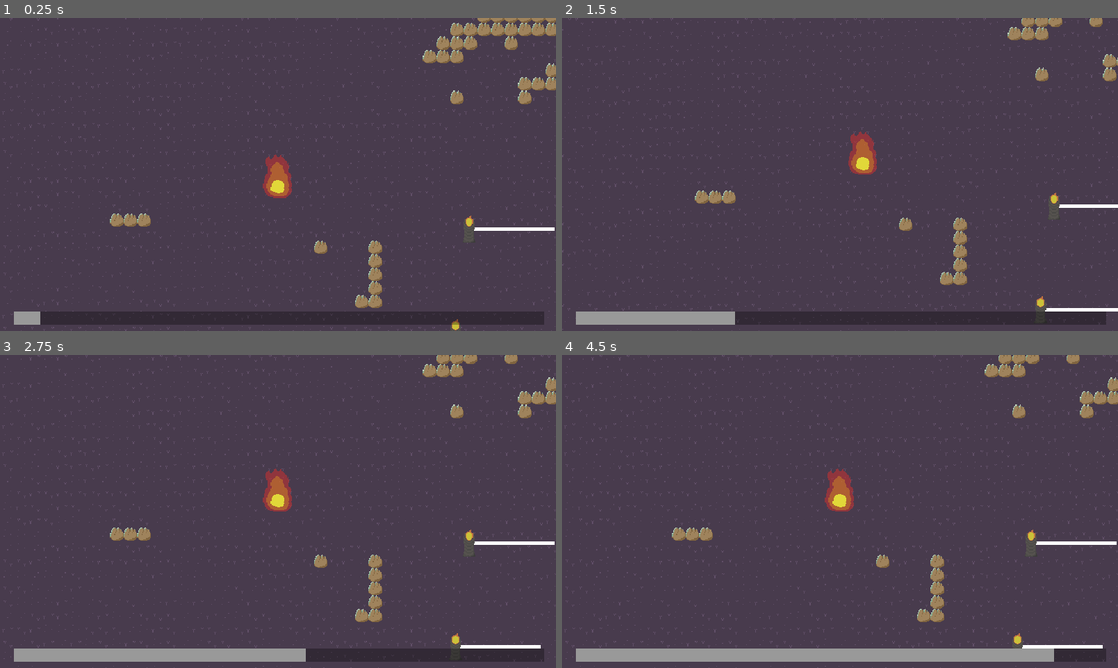
Above: before the commit, frames 1-4 (two rows, left to right).
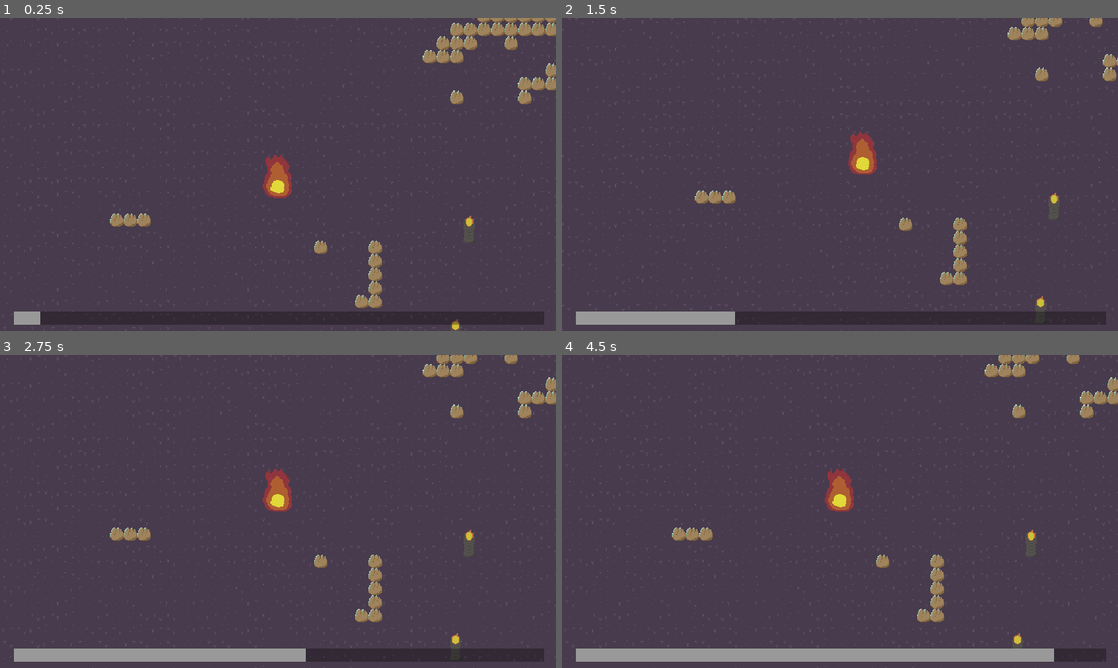
Above: after the commit, the same moments.

Repository: sushitoad/tower-defense-prototype
Game: Godot game, scene res://scenes/test_scene.tscn
Same seed, same stepped clock (60 frames per second), same inputs: the game is played once before the commit and once after it.
Inputs (mouse positions are in pixels of both pictures, inside the frame that each line leads up to):
- Up to frame 1 (0.25 s): no input
- Up to frame 2 (1.5 s): move the mouse to (962, 158) at 0.52 s; tap S (CameraDown) at 0.6 s; move the mouse to (728, 190) at 1.27 s; tap A (CameraLeft) at 1.35 s
- Up to frame 3 (2.75 s): move the mouse to (333, 442) at 2.02 s; tap D (CameraRight) at 2.1 s
- Up to frame 4 (4.5 s): move the mouse to (812, 574) at 2.77 s; tap W (CameraUp) at 2.85 s; move the mouse to (1006, 558) at 3.52 s; click (1006, 558) at 3.6 s; move the mouse to (673, 464) at 4.27 s; tap S (CameraDown) at 4.35 s

The runs differ from the first frame. In frame 1, 0.2% of the frame differs, in the area x 85-100%, y 66-68%; in frame 2, 0.3%; in frame 3, 0.3%, in the area x 82-100%, y 59-94%; in frame 4, 0.3%.

Commit message:
basic line behavior!

Diff:
--- a/scenes/prism_beacon.tscn
+++ b/scenes/prism_beacon.tscn
@@ -45,7 +45,7 @@
 shape = SubResource("CircleShape2D_gs3bi")
 
 [node name="BuddyOneLine2D" type="Line2D" parent="Area2D"]
-points = PackedVector2Array(0, 0, 100, 0)
+points = PackedVector2Array(0, 0, 0, 0)
 width = 4.0
 
 [node name="BuddyTwoLine2D" type="Line2D" parent="Area2D"]
--- a/scripts/prism_beacon.gd
+++ b/scripts/prism_beacon.gd
@@ -23,7 +23,6 @@
 	nearbyBeaconDistance = $PrismBuddiesArea2D/NearbyBeaconRange2D.shape.radius
 	beacon = get_parent()
 	prismBuddies.resize(2)
-
 
 func _process(delta: float) -> void:
 	if !beacon.isDestroyed and !beacon.isBeingPlaced:
@@ -93,16 +92,26 @@
 	prismBuddies[0] = buddyOne
 	prismBuddies[1] = buddyTwo
 	print(prismBuddies)
-	#under this conditional, find the two closest beacons (that aren't buddies already)
-	#add them to prismBuddies and draw Line2Ds
-		#instantiate a line for each buddy
-		#free it if thee are less buddies than lines
-		#update draw to point to current buddies each frame
+	var count: int = 0
+	for buddy in prismBuddies:
+		var line: Line2D = buddyLines[count]
+		var start: Vector2 = Vector2.ZERO
+		var end: Vector2 = Vector2.ZERO
+		if buddy != null:
+			start = beacon.global_position - line.global_position
+			end = buddy.global_position - line.global_position
+		line.set_point_position(0, start)
+		line.set_point_position(1, end)
+		count += 1
 
-func DrawLineToPrismBuddy(buddy: StaticBody2D, line: Line2D):
-	line.clear_points()
-	line.add_point(beacon.global_position)
-	line.add_point(buddy.global_position)
+#end goal: once set, all 3 beacons have the same buddies
+#this means that new beacons are checking to see if there is an open buddy slot
+#if there is, they would want to look at the other buddy and see if they're in range
+#if they're in range of both, draw a line to each, otherwise no line at all
+
+#case: if there are two potential buddies that don't connect to each other
+#this needs to see that they don't have buddies, and draw a line to the nearest one
+#so in a sense this is only ever drawing one line unless the beacon it draws to has a buddy
 
 func _on_prism_buddies_area_2d_body_entered(body: Node2D) -> void:
 	if body.is_in_group("beacon") and body.beaconType == GlobalEnums.BeaconType.PRISM:
Not shown: 1 places in scenes/build_ui.tscn that only renumber resources
